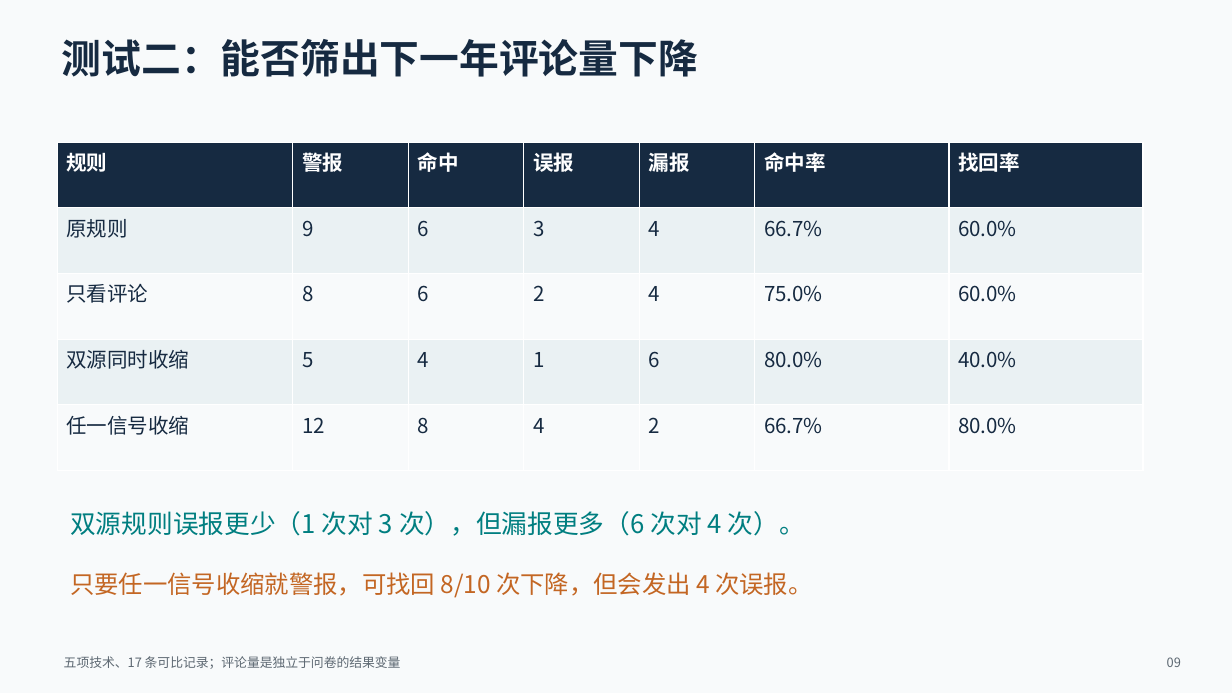
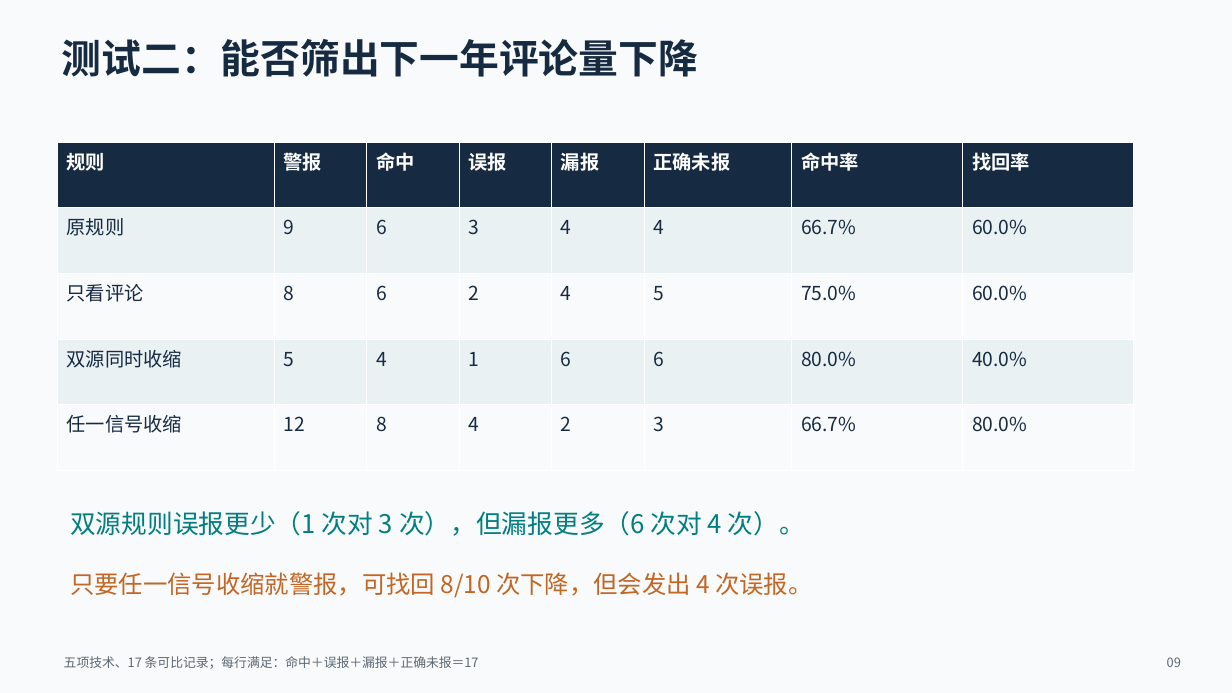
Before and after one commit to NTenthusiast/opensource-adoption-prediction, a slide deck: slide 9 of 组会汇报_2026-09-26/组会汇报_三维动态预警升级版.pptx. Drawn at 1232x693 pixels with LibreOffice and Linux fonts; fonts in the diff are those of the drawing. Boxes give left, top, right and bottom in pixels: in the first picture for what was removed or moved away, otherwise in the second. Text is boxed around its words. In the diff, an @@ line names an element or a change of style, - is before the commit and + after.

Commit message:
澄清双源回测记录数与表格口径

```diff
--- a/组会汇报_2026-09-26/组会汇报_三维动态预警升级版.pptx
+++ b/组会汇报_2026-09-26/组会汇报_三维动态预警升级版.pptx
@@ table at [57, 142, 1134, 470] @@
+column 6: 正确未报 | 4 | 5 | 6 | 3
@@ table: place and size @@
-table at [57, 142, 1143, 470]
+table at [57, 142, 1134, 470]
@@ text at [64, 656, 479, 669]: text changed @@
-五项技术、17 条可比记录；评论量是独立于问卷的结果变量
+五项技术、17 条可比记录；每行满足：命中＋误报＋漏报＋正确未报＝17
```
Also in this commit, not shown: 2 other slides changed, 2 other files.
